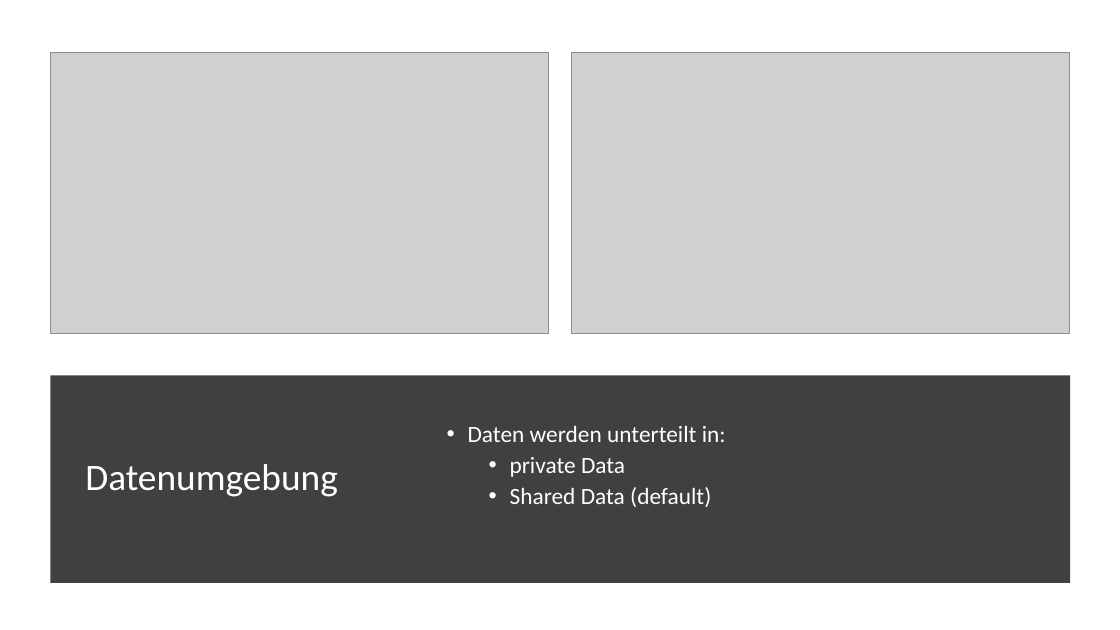
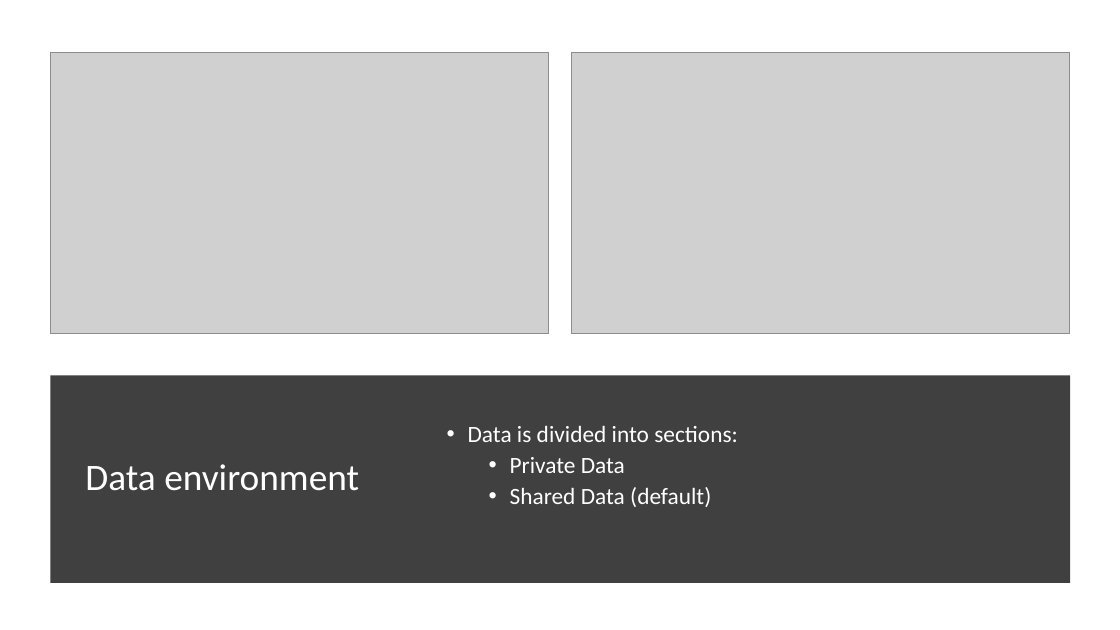
Before and after one commit to dyeske61283/ASE_OpenMP, a slide deck: slide 9 of OpenMP_Folien.pptx. Drawn at 1120x630 pixels with LibreOffice and Linux fonts; fonts in the diff are those of the drawing; grey boxes stand for pictures. Boxes give left, top, right and bottom in pixels: in the first picture for what was removed or moved away, otherwise in the second. Text is boxed around its words. In the diff, an @@ line names an element or a change of style, - is before the commit and + after.

```diff
--- a/OpenMP_Folien.pptx
+++ b/OpenMP_Folien.pptx
@@ text at [468,426,738,473]: text changed @@
-• Daten werden unterteilt in:
-  • private Data
+• Data is divided into sections:
+  • Private Data
@@ title at [85,464,359,491]: text changed @@
-Datenumgebung
+Data environment
```
Also in this commit, not shown: 14 other slides changed, 2 slides added, 1 slide removed, 1 other file.
